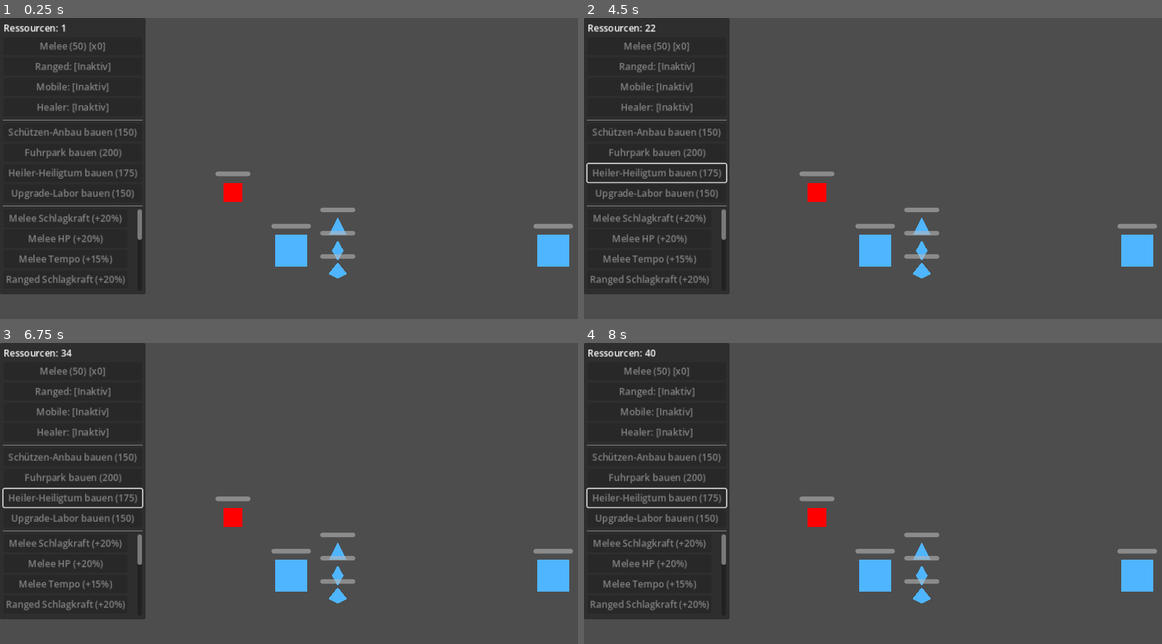
Above: before the commit, frames 1-4 (two rows, left to right).
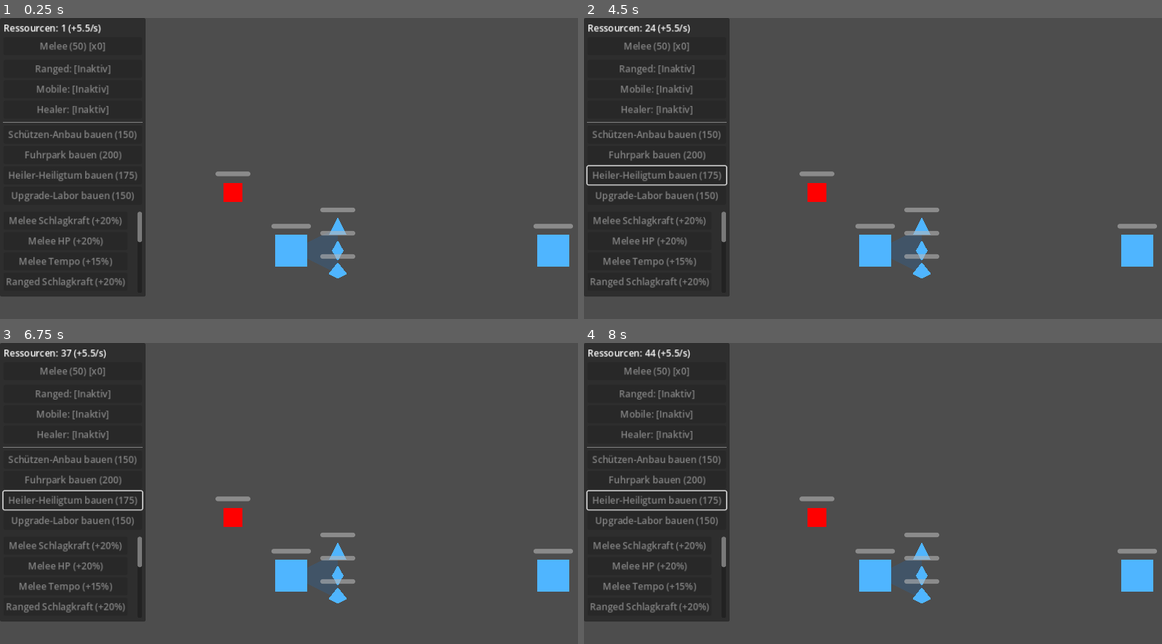
Above: after the commit, the same moments.

Repository: neuhier/airts
Game: Godot game, scene res://scenes/main/main.tscn
Same seed, same stepped clock (60 frames per second), same inputs: the game is played once before the commit and once after it.
Inputs (mouse positions are in pixels of both pictures, inside the frame that each line leads up to):
- Up to frame 1 (0.25 s): no input
- Up to frame 2 (4.5 s): tap Enter at 0.5 s; move the mouse to (1005, 228) at 0.52 s; click (1005, 228) at 0.67 s; tap Space at 1.25 s; drag from (757, 273) to (outside the picture) at 1.27 s; move the mouse to (930, 147) at 2.02 s; click (930, 147) at 2.17 s; drag from (outside the picture) to (699, 180) at 2.77 s; move the mouse to (outside the picture) at 3.52 s; click (outside the picture) at 3.67 s; drag from (699, 180) to (786, 135) at 4.27 s
- Up to frame 3 (6.75 s): move the mouse to (317, 574) at 5.02 s; click (317, 574) at 5.17 s; drag from (202, 460) to (173, 598) at 5.77 s; move the mouse to (421, 553) at 6.52 s; click (421, 553) at 6.67 s
- Up to frame 4 (8 s): drag from (757, 598) to (outside the picture) at 7.27 s

The runs differ from the first frame. In frame 1, 3.3% of the frame differs, in the area x 0-59%, y 2-93%; in frame 2, 3.9%; in frame 3, 3.9%; in frame 4, 3.9%.

Commit message:
Improved economics
Co-authored-by: Ona <no-reply@ona.com>

Diff:
--- a/scenes/main/gui.tscn
+++ b/scenes/main/gui.tscn
@@ -38,6 +38,9 @@
 [node name="HQProduceButton" type="Button" parent="Panel/MarginContainer/VBox"]
 unique_name_in_owner = true
 text = "Melee (50) [x0]"
+
+[node name="QueueVisualizer" type="HBoxContainer" parent="Panel/MarginContainer/VBox"]
+unique_name_in_owner = true
 
 [node name="RangedProduceButton" type="Button" parent="Panel/MarginContainer/VBox"]
 unique_name_in_owner = true
--- a/scenes/main/main.tscn
+++ b/scenes/main/main.tscn
@@ -7,6 +7,7 @@
 [ext_resource type="PackedScene" uid="uid://e0eh5cq5fl0b" path="res://scenes/units/mobile_unit.tscn" id="5"]
 [ext_resource type="PackedScene" uid="uid://bkpb5yeff5gr5" path="res://scenes/structures/headquarters.tscn" id="6"]
 [ext_resource type="PackedScene" uid="uid://cl4xcc8qgh537" path="res://scenes/main/gui.tscn" id="7"]
+[ext_resource type="Script" path="res://scripts/main/territory_visualizer.gd" id="8"]
 
 [node name="Main" type="Node2D"]
 script = ExtResource("1")
@@ -16,6 +17,9 @@
 
 [node name="TouchInputController" type="Node2D" parent="."]
 script = ExtResource("2")
+
+[node name="TerritoryVisualizer" type="Node2D" parent="."]
+script = ExtResource("8")
 
 [node name="PlayerHQ" parent="." instance=ExtResource("6")]
 position = Vector2(500, 400)
--- a/scripts/core/timed_queue.gd
+++ b/scripts/core/timed_queue.gd
@@ -24,6 +24,10 @@
 
 signal item_started(item: Dictionary)
 signal item_completed(item: Dictionary)
+## Emitted when `cancel_queue_item()` removes an item before it completed —
+## callers use this to refund the item's cost (payment is out of scope here,
+## same as `enqueue()`).
+signal item_cancelled(item: Dictionary)
 ## Emitted whenever the queue transitions between empty/non-empty or a new
 ## item becomes the front item — convenient single hook for GUI refreshes.
 signal queue_changed
@@ -58,3 +62,17 @@
 
 func is_busy() -> bool:
 	return not queue.is_empty()
+
+
+## Removes the item at `index`. If it was the front (currently building)
+## item, progress resets to 0% so the next item starts fresh rather than
+## inheriting the cancelled item's elapsed time.
+func cancel_queue_item(index: int) -> void:
+	if index < 0 or index >= queue.size():
+		return
+	var item: Dictionary = queue[index]
+	queue.remove_at(index)
+	if index == 0:
+		_elapsed = 0.0
+	item_cancelled.emit(item)
+	queue_changed.emit()
--- a/scripts/main/economy_controller.gd
+++ b/scripts/main/economy_controller.gd
@@ -57,12 +57,60 @@
 
 var unlocked_modules: Dictionary = {}
 
+## Shared passive-income pool (resources/sec) split between teams by their
+## relative territory (convex-hull area of their own units).
+const TERRITORY_INCOME_POOL := 100.0
+## Fixed area cap a team's hull is normalized against — reaching/exceeding
+## this claims the team's full share of the pool. Roughly the visible
+## playfield (see project.godot 1000x800 minus the 250px left GUI sidebar).
+const MAX_TERRITORY_AREA := 600000.0
+
 
 func _ready() -> void:
 	add_child(hq_queue)
 	add_child(lab_queue)
 	hq_queue.item_completed.connect(_on_unit_item_completed)
+	hq_queue.item_cancelled.connect(_on_unit_item_cancelled)
 	lab_queue.item_completed.connect(_on_research_item_completed)
+	lab_queue.item_cancelled.connect(_on_research_item_cancelled)
+
+
+## Last computed territory income rate (resources/sec), exposed read-only
+## for the GUI's HUD readout — kept in sync every `_process()` tick rather
+## than recomputed on demand so the HUD never triggers an extra convex-hull
+## calculation of its own.
+var territory_income_rate: float = 0.0
+
+
+func _process(delta: float) -> void:
+	var units := get_tree().get_nodes_in_group("team_player" if team == Unit.Team.PLAYER else "team_enemy")
+	var area := get_units_polygon_area(units)
+	var share: float = clamp(area / MAX_TERRITORY_AREA, 0.0, 1.0)
+	territory_income_rate = TERRITORY_INCOME_POOL * share
+	ResourceManager.add(team, territory_income_rate * delta)
+
+
+## Convex-hull area (Shoelace formula) of `units`' current positions. Fewer
+## than 3 units can't form a polygon, so territory income is 0 until a
+## team has at least a triangle of units alive.
+func get_units_polygon_area(units: Array) -> float:
+	if units.size() < 3:
+		return 0.0
+
+	var points: PackedVector2Array = []
+	for u in units:
+		if u is Unit and u.is_alive():
+			points.append(u.global_position)
+	if points.size() < 3:
+		return 0.0
+
+	var hull := Geometry2D.convex_hull(points)
+	var area := 0.0
+	var num_vertices := hull.size()
+	for i in range(num_vertices):
+		var j := (i + 1) % num_vertices
+		area += hull[i].cross(hull[j])
+	return abs(area) * 0.5
 
 
 ## Must be called right after instantiation (no constructor args in Godot
@@ -100,6 +148,11 @@
 
 func _on_unit_item_completed(item: Dictionary) -> void:
 	_spawn_unit(item.get("unit_class_id"))
+
+
+func _on_unit_item_cancelled(item: Dictionary) -> void:
+	var config: Dictionary = UNIT_CONFIG[item.get("unit_class_id")]
+	ResourceManager.add(team, config.cost)
 
 
 func _spawn_unit(unit_class_id: String) -> void:
@@ -114,11 +167,26 @@
 	get_parent().add_child(instance)
 
 
+## Minimum distance from the HQ's center a unit may spawn at — must clear
+## the HQ's own collision shape (18px half-extent) plus a unit's collision
+## radius, or Godot's move_and_slide() overlap-recovery pass will nudge the
+## HQ itself apart from the newly-spawned unit ("HQ dragging" glitch).
+const _MIN_SPAWN_DISTANCE_FROM_HQ := 50.0
+const _SPAWN_JITTER_SPREAD := 20.0
+
 func _spawn_position() -> Vector2:
 	if hq == null:
 		return Vector2.ZERO
-	var offset := Vector2(30, 30) if team == Unit.Team.PLAYER else Vector2(-30, 30)
-	return hq.global_position + offset
+	var direction := Vector2(1, 0) if team == Unit.Team.PLAYER else Vector2(-1, 0)
+	var base_offset := direction * _MIN_SPAWN_DISTANCE_FROM_HQ + Vector2(0, 30)
+	# Random jitter so simultaneously-spawned units don't overlap exactly
+	# (which would fling them apart), without ever landing back inside the
+	# HQ's own collision shape.
+	var jitter := Vector2(
+		randf_range(-_SPAWN_JITTER_SPREAD, _SPAWN_JITTER_SPREAD),
+		randf_range(-_SPAWN_JITTER_SPREAD, _SPAWN_JITTER_SPREAD)
+	)
+	return hq.global_position + base_offset + jitter
 
 
 # --- Expansion modules -------------------------------------------------------
@@ -140,6 +208,7 @@
 		var queue := TimedQueue.new()
 		add_child(queue)
 		queue.item_completed.connect(_on_unit_item_completed)
+		queue.item_cancelled.connect(_on_unit_item_cancelled)
 		module_queues[unlocks] = queue
 	return true
 
@@ -182,14 +251,36 @@
 	UpgradeManager.apply_upgrade(team, item.get("unit_class_id"), item.get("stat"), item.get("bonus"))
 
 
+func _on_research_item_cancelled(item: Dictionary) -> void:
+	var config: Dictionary = RESEARCH_CONFIG[item.get("research_id")]
+	ResourceManager.add(team, config.cost)
+
+
 # --- Read-only state for the GUI -------------------------------------------
 
 func get_resources() -> float:
 	return ResourceManager.get_amount(team)
 
 
+## Total passive income/sec: flat HQ income + this team's current
+## territory share. Used by the HUD's real-time income readout.
+func get_total_income_rate() -> float:
+	var hq_income := hq.income_per_second if hq and hq.is_alive() else 0.0
+	return hq_income + territory_income_rate
+
+
 func get_hq_queue_size() -> int:
 	return hq_queue.size()
+
+
+## Read-only snapshot of `hq_queue.queue` for the GUI's queue visualizer.
+func get_hq_queue() -> Array[Dictionary]:
+	return hq_queue.queue
+
+
+## Cancels the HQ queue item at `index`, refunding its cost.
+func cancel_hq_queue_item(index: int) -> void:
+	hq_queue.cancel_queue_item(index)
 
 
 func get_module_queue_size(unit_class_id: String) -> int:
--- a/scripts/main/gui.gd
+++ b/scripts/main/gui.gd
@@ -28,6 +28,7 @@
 
 @onready var _resource_label: Label = %ResourceLabel
 @onready var _hq_button: Button = %HQProduceButton
+@onready var _queue_visualizer: HBoxContainer = %QueueVisualizer
 @onready var _module_unit_buttons: Dictionary = {
 	"ranged": %RangedProduceButton,
 	"mobile": %MobileProduceButton,
@@ -64,7 +65,9 @@
 ## bind it to the player's economy state — mirrors `EconomyController.setup`.
 func bind_economy(p_economy: EconomyController) -> void:
 	economy = p_economy
+	economy.hq_queue.queue_changed.connect(func(): update_queue_ui(economy.get_hq_queue()))
 	_refresh()
+	update_queue_ui(economy.get_hq_queue())
 
 
 func _build_research_buttons() -> void:
@@ -79,7 +82,7 @@
 	if economy == null:
 		return
 
-	_resource_label.text = "Ressourcen: %.0f" % economy.get_resources()
+	_resource_label.text = "Ressourcen: %.0f (+%.1f/s)" % [economy.get_resources(), economy.get_total_income_rate()]
 
 	_refresh_hq_button()
 	for unit_class_id in _module_unit_buttons:
@@ -90,6 +93,27 @@
 
 	for research_id in _research_buttons:
 		_refresh_research_button(research_id)
+
+
+## Rebuilds the queue-slot buttons (one per queued item) from scratch.
+## Each button shows a minimalist letter icon for its unit class and, when
+## clicked, cancels that specific queue slot (refunding its cost).
+func update_queue_ui(current_queue: Array) -> void:
+	for child in _queue_visualizer.get_children():
+		child.queue_free()
+	for index in current_queue.size():
+		var item: Dictionary = current_queue[index]
+		var unit_class_id: String = item.get("unit_class_id", "")
+		var slot := Button.new()
+		slot.text = unit_class_id.substr(0, 1).to_upper()
+		slot.custom_minimum_size = Vector2(28, 28)
+		slot.tooltip_text = "%s — Klicken zum Abbrechen" % UNIT_LABELS.get(unit_class_id, unit_class_id)
+		slot.pressed.connect(_on_queue_item_clicked.bind(index))
+		_queue_visualizer.add_child(slot)
+
+
+func _on_queue_item_clicked(index: int) -> void:
+	economy.cancel_hq_queue_item(index)
 
 
 func _refresh_hq_button() -> void:
--- a/scripts/main/main.gd
+++ b/scripts/main/main.gd
@@ -18,6 +18,7 @@
 var _dummy: Unit = null
 var _match_over: bool = false
 var player_economy: EconomyController = null
+var enemy_economy: EconomyController = null
 
 
 func _ready() -> void:
@@ -36,6 +37,15 @@
 		player_economy.setup(Unit.Team.PLAYER, _player_hq)
 		if _gui:
 			_gui.bind_economy(player_economy)
+
+	# Enemy gets its own controller too so it collects territory-based
+	# passive income symmetrically. It never queues production (nothing
+	# calls try_produce_*/try_build_module/try_queue_research on it), so
+	# this is purely the income side, matching current scope.
+	if _enemy_hq:
+		enemy_economy = EconomyController.new()
+		add_child(enemy_economy)
+		enemy_economy.setup(Unit.Team.ENEMY, _enemy_hq)
 
 
 ## Instantiates the target dummy at runtime (rather than in main.tscn) so
--- /dev/null
+++ b/scripts/main/territory_visualizer.gd
@@ -0,0 +1,33 @@
+extends Node2D
+class_name TerritoryVisualizer
+## Draws each team's territory (convex hull of their alive units) as a
+## semi-transparent polygon, mirroring `EconomyController.get_units_polygon_area()`
+## so the visual matches exactly what passive income is computed from.
+
+@export var player_color := Color(0.0, 0.5, 1.0, 0.15)
+@export var enemy_color := Color(1.0, 0.1, 0.1, 0.15)
+
+
+func _process(_delta: float) -> void:
+	queue_redraw()
+
+
+func _draw() -> void:
+	draw_team_territory(Unit.Team.PLAYER, player_color)
+	draw_team_territory(Unit.Team.ENEMY, enemy_color)
+
+
+func draw_team_territory(team: Unit.Team, color: Color) -> void:
+	var group := "team_player" if team == Unit.Team.PLAYER else "team_enemy"
+	var units := get_tree().get_nodes_in_group(group)
+	if units.size() < 3:
+		return
+
+	var points: PackedVector2Array = []
+	for u in units:
+		if u is Unit and u.is_alive():
+			points.append(u.global_position)
+
+	if points.size() >= 3:
+		var hull := Geometry2D.convex_hull(points)
+		draw_colored_polygon(hull, color)
--- a/scripts/structures/headquarters.gd
+++ b/scripts/structures/headquarters.gd
@@ -31,6 +31,18 @@
 		ResourceManager.add(team, income_per_second * delta)
 
 
+## Overrides `Unit._physics_process()` (which unconditionally calls
+## `move_and_slide()`) to a no-op. The HQ never moves, but calling
+## `move_and_slide()` on a stationary `CharacterBody2D` still runs Godot's
+## overlap-recovery step whenever another body intersects its collision
+## shape — which was shoving the HQ itself away ("HQ dragging" glitch) any
+## time a unit walked into it. Skipping physics entirely keeps the HQ's
+## collision shape intact for combat/targeting while freezing its
+## transform, exactly like `DummyUnit` already does.
+func _physics_process(_delta: float) -> void:
+	pass
+
+
 func _die() -> void:
 	hq_destroyed.emit(team)
 	super._die()
Not shown: 1 places in scenes/main/main.tscn that only renumber resources
